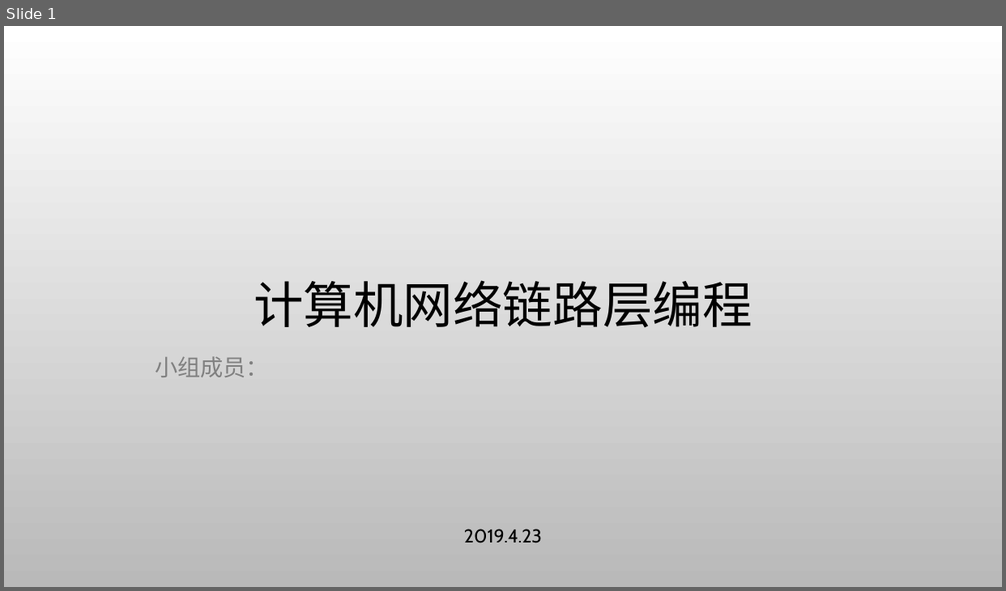
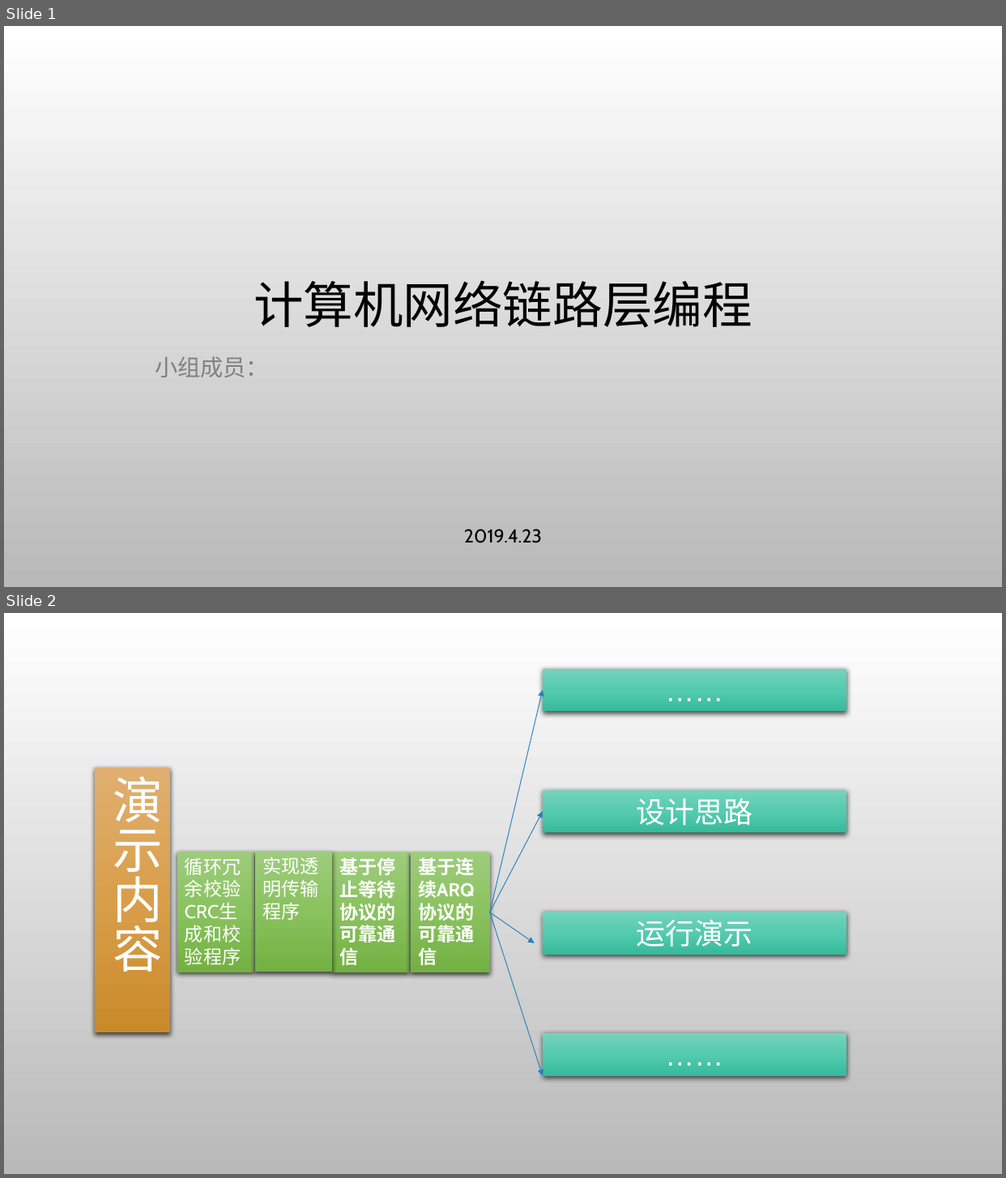
Before and after one commit to gcrth/computer_network, a slide deck: python/ppt/ppt-chapter3.pptx. Shown one above the other, each under a label of ours: slide 1 before the commit, slides 1 and 2 after it. The pictures are 1006x591 and 1006x1178 pixels, drawn with LibreOffice and Linux fonts; fonts in the diff are those of the drawing; background and template pictures are left out. Boxes give left, top, right and bottom in pixels: in the first picture for what was removed or moved away, otherwise in the second. Text is boxed around its words. In the diff, an @@ line names an element or a change of style, - is before the commit and + after.

```diff
--- a/python/ppt/ppt-chapter3.pptx
+++ b/python/ppt/ppt-chapter3.pptx
@@ slide 2 added at (4, 613, 1002, 1174), background picture (left out) @@
@@ rectangle added at (543, 668, 847, 711), fill gradient #77D4BC to #54CBAF to #36BA9C, 28 pt, text #FFFFFF @@
+……
@@ arrow added from (490, 913) to (543, 690), #2683BF 0.75 pt @@
@@ rectangle added at (95, 767, 170, 1033), fill gradient #E0B071 to #DA9F4B to #C98A29, 48 pt, text #FFFFFF @@
+演示内容
@@ rectangle added at (543, 790, 847, 833), fill gradient #77D4BC to #54CBAF to #36BA9C, 28 pt, text #FFFFFF @@
+设计思路
@@ arrow added from (490, 913) to (543, 811), #2683BF 0.75 pt @@
@@ rectangle added at (177, 852, 254, 973), fill gradient #9ECC7E to #8AC25F to #73B142, 18 pt, text #FFFFFF @@
+循环冗余校验CRC生成和校验程序
@@ rectangle added at (256, 851, 333, 973), fill gradient #9ECC7E to #8AC25F to #73B142, 18 pt, text #FFFFFF @@
+实现透明传输
+程序
@@ rectangle added at (333, 852, 410, 973), fill gradient #9ECC7E to #8AC25F to #73B142, 18 pt, text #FFFFFF, bold @@
+基于停止等待协议的可靠通信
@@ rectangle added at (411, 852, 490, 973), fill gradient #9ECC7E to #8AC25F to #73B142, 18 pt, text #FFFFFF, bold @@
+基于连续ARQ协议的可靠通信
@@ arrow added from (490, 913) to (535, 943), #2683BF 0.75 pt @@
@@ arrow added from (490, 913) to (543, 1076), #2683BF 0.75 pt @@
@@ rectangle added at (543, 912, 847, 954), fill gradient #77D4BC to #54CBAF to #36BA9C, 28 pt, text #FFFFFF @@
+运行演示
@@ rectangle added at (543, 1033, 847, 1076), fill gradient #77D4BC to #54CBAF to #36BA9C, 28 pt, text #FFFFFF @@
+……
```
Also in this commit, not shown: 3 other slides added.
